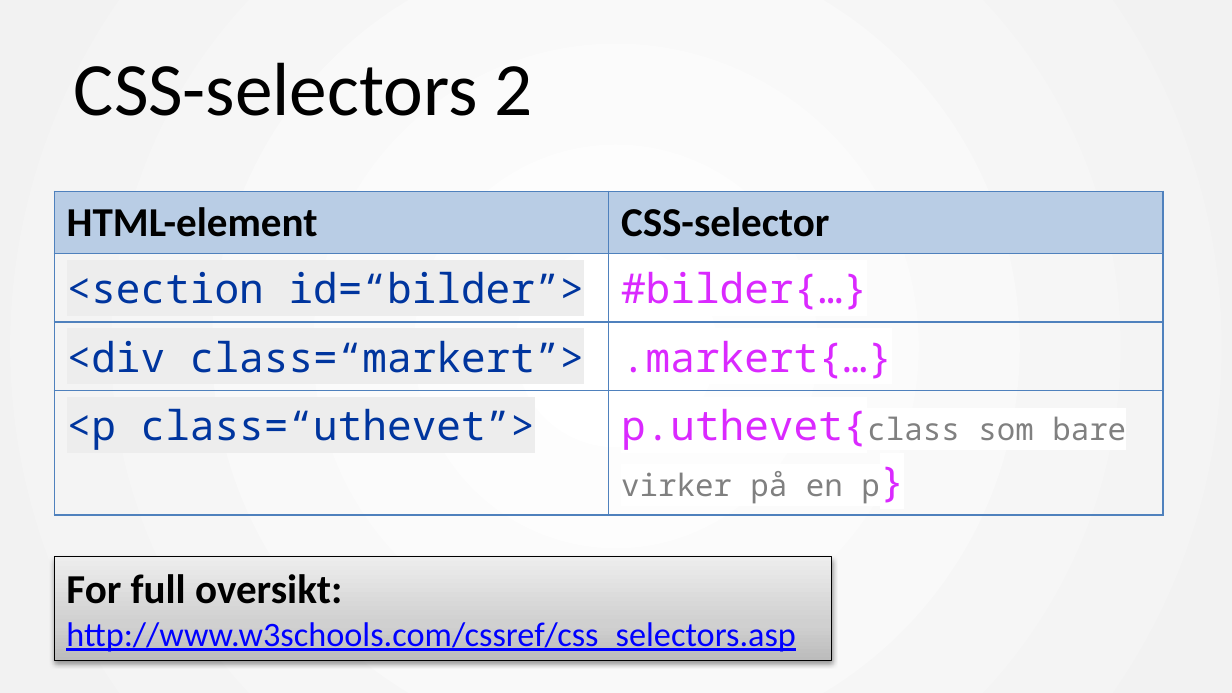
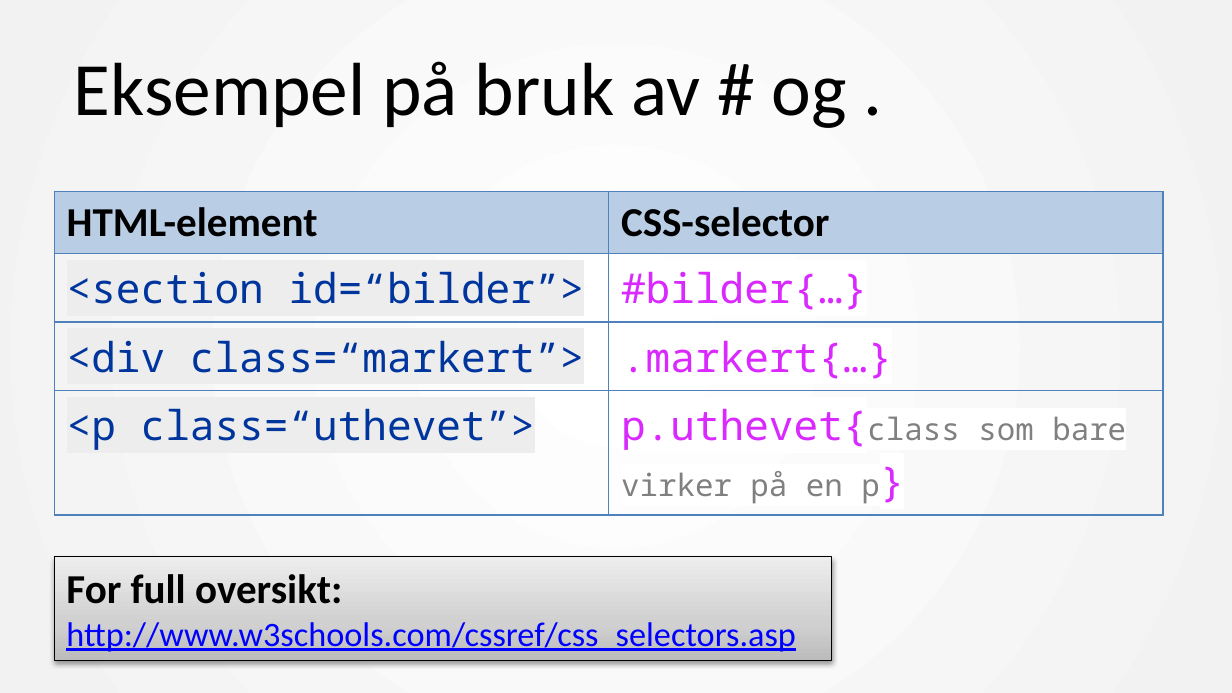
Before and after one commit to mesan/css-kurs, a slide deck: slide 14 of Foiler/1. CSS basic.pptx (slide 13 before the commit). Drawn at 1232x693 pixels with LibreOffice and Linux fonts; fonts in the diff are those of the drawing. Boxes give left, top, right and bottom in pixels: in the first picture for what was removed or moved away, otherwise in the second. Text is boxed around its words. In the diff, an @@ line names an element or a change of style, - is before the commit and + after.

```diff
--- a/Foiler/1. CSS basic.pptx
+++ b/Foiler/1. CSS basic.pptx
@@ title at (74, 61, 847, 128): text changed @@
-CSS-selectors 2
+Eksempel på bruk av # og .
```
Also in this commit, not shown: 13 other slides changed, 7 slides added, 5 slides removed, 7 other files.
